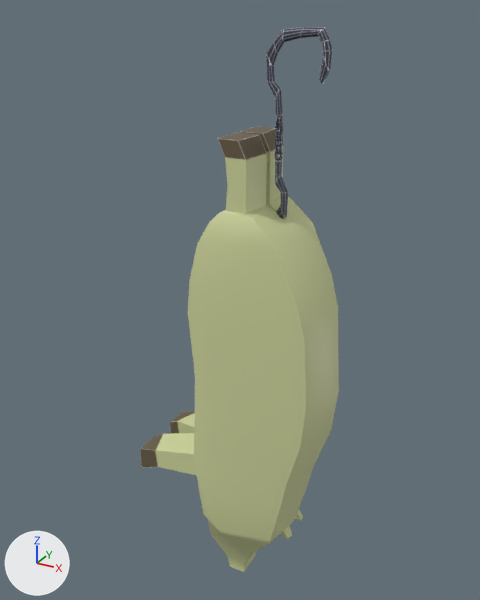
Two versions of the FBX model Assets/Prefabs/Models/Feature Models/sm_meatHook_2.fbx, one commit apart.
The view is the same before and after, from a 50 mm lens placed at (1.944, -1.857, 2.149), pointed at (0.897, 0.046, 1.198). Lighting does not change. The marker at lower left points along +X, +Y and +Z. Where no turn or scale is listed for an object, it has been applied to the vertices.
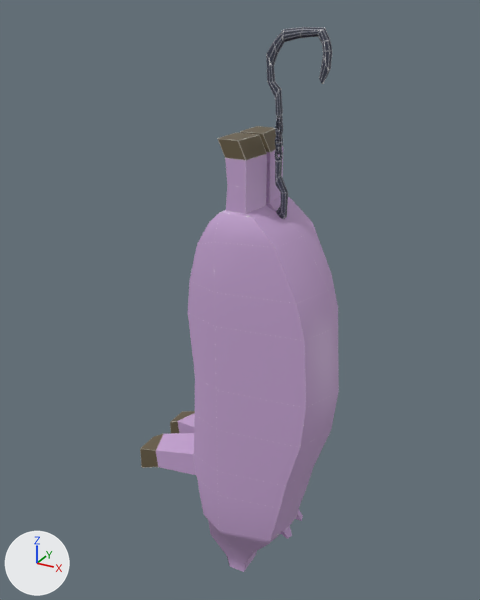
Where the newer file only moved an object's origin or applied its transform, the numbers keep the older frame.

What differs and where, as boxes (x1, y1, x2, y2) in the pictures (480 x 600 px):
'pCylinder5', surface changed (yellow to purple): (152, 145, 339, 572) in both

Diff of the bpy script that builds the scene:
```diff
--- a/Assets/Prefabs/Models/Feature Models/sm_meatHook_2.fbx.py
+++ b/Assets/Prefabs/Models/Feature Models/sm_meatHook_2.fbx.py
@@ img_zacr_featureasset_uvsnapshot_png @@
+img_zacr_featureasset_uvsnapshot_png = load_image('ZacR_FeatureAsset_UVSnapshot.png', 'Texture_Images/ZacR_FeatureAsset_UVSnapshot.png', 1024, 1024, 'sRGB')
@@ mat_lambert2 @@
 mat_lambert2 = principled_material('lambert2')
-mat_lambert2.texture = img_zacr_featureasset_uvsnapshot_v2_png
+mat_lambert2.texture = img_zacr_featureasset_uvsnapshot_png
```
